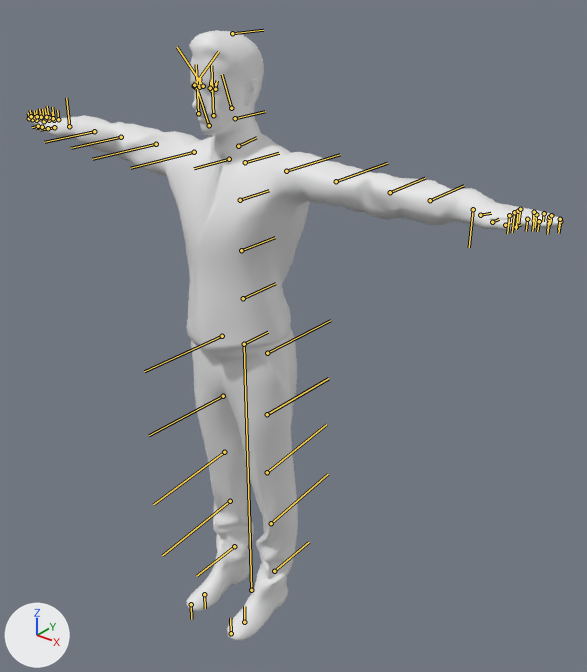
Two versions of the Blender file BoneEric.blend, one commit apart.
Rendered twice from a 50 mm lens placed at (0.585, -0.638, 0.81), pointed at (0.042, 0.041, 0.389). The lights are fixed; the arrows at lower left show +X, +Y and +Z. Both versions are drawn at the pose saved in each file; the numbers are the values there. The bones that bend it are drawn over the model as lines.

The first picture shows 'rp_eric_rigged_001_geo'.
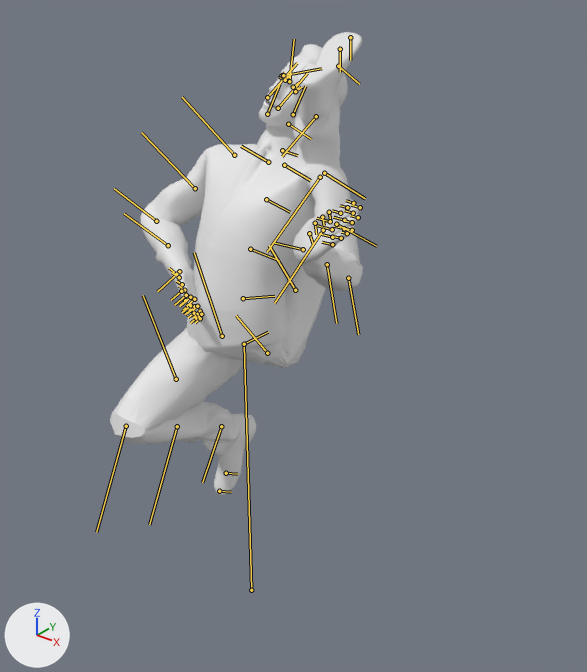
Location of each change, [x1, y1, x2, y2] in pixels of the pictures (587 x 672 px):
'rp_eric_rigged_001_geo', posed (53% narrower, 24% shorter)
    before: [27, 30, 563, 641]
    after: [110, 32, 363, 496]
bone 'spine_01', root to tip
    before: (243, 298) to (275, 283)
    after: (243, 298) to (274, 296)
bone 'spine_02', root to tip
    before: (241, 250) to (275, 237)
    after: (250, 249) to (279, 260)
bone 'head', root to tip
    before: (235, 118) to (265, 111)
    after: (288, 124) to (311, 139)
bone 'jaw', root to tip
    before: (231, 108) to (222, 74)
    after: (293, 114) to (305, 86)
bone 'eye_l', root to tip
    before: (215, 89) to (215, 83)
    after: (295, 91) to (299, 87)
bone 'upperarm_l', root to tip
    before: (286, 171) to (340, 154)
    after: (324, 173) to (365, 198)
bone 'lowerarm_l', root to tip
    before: (390, 192) to (425, 178)
    after: (348, 278) to (358, 334)
bone 'hand_l', root to tip
    before: (473, 209) to (469, 247)
    after: (303, 249) to (273, 242)
bone 'upperarm_r', root to tip
    before: (194, 152) to (130, 168)
    after: (234, 155) to (182, 97)
bone 'lowerarm_r', root to tip
    before: (121, 137) to (71, 148)
    after: (156, 221) to (114, 188)
bone 'upperleg_l', root to tip
    before: (267, 353) to (330, 320)
    after: (267, 353) to (236, 315)
bone 'lowerleg_l', root to tip
    before: (267, 472) to (326, 424)
    after: (323, 230) to (274, 303)
bone 'upperleg_r', root to tip
    before: (222, 336) to (144, 371)
    after: (222, 336) to (194, 252)
bone 'lowerleg_r', root to tip
    before: (224, 452) to (153, 504)
    after: (126, 426) to (96, 532)

Edits to the bpy script that builds the scene:
```text
Change bone_spine_01:
    where bone_spine_01 = bpy.data.objects['rp_eric_rigged_001'].pose.bones['spine_01']  # child of 'hip'
    bone_spine_01.rotation_euler: (0.0, 0.0, 0.0) -> (0.0, 0.0, 0.262)  # degrees (0, 0, 0) -> degrees (0, 0, 15)
Change bone_spine_02:
    where bone_spine_02 = bpy.data.objects['rp_eric_rigged_001'].pose.bones['spine_02']  # child of 'spine_01'
    bone_spine_02.rotation_euler: (0.0, 0.0, 0.0) -> (0.0, 0.0, 0.262)  # degrees (0, 0, 0) -> degrees (0, 0, 15)
Change bone_head:
    where bone_head = bpy.data.objects['rp_eric_rigged_001'].pose.bones['head']  # child of 'neck'
    bone_head.rotation_euler: (0.0, 0.0, 0.0) -> (0.0, 0.524, 0.0)  # degrees (0, 0, 0) -> degrees (0, 30, 0)
Change bone_jaw:
    where bone_jaw = bpy.data.objects['rp_eric_rigged_001'].pose.bones['jaw']  # child of 'head'
    bone_jaw.rotation_euler: (0.0, 0.0, 0.0) -> (0.0, 0.0, -0.0873)  # degrees (0, 0, 0) -> degrees (0, 0, -5)
Change bone_eye_l:
    where bone_eye_l = bpy.data.objects['rp_eric_rigged_001'].pose.bones['eye_l']  # child of 'head'
    bone_eye_l.rotation_quaternion: (1.0, 0.0, 0.0, 0.0) -> (0.973, 0.0, 0.307, 0.0)  # degrees (0, 0, 0) -> degrees (0, 35, 0)
Change bone_upperarm_l:
    where bone_upperarm_l = bpy.data.objects['rp_eric_rigged_001'].pose.bones['upperarm_l']  # child of 'shoulder_l'
    bone_upperarm_l.rotation_euler: (0.0, 0.0, 0.0) -> (0.0, 0.96, 0.0)  # degrees (0, 0, 0) -> degrees (0, 55, 0)
Change bone_lowerarm_l:
    where bone_lowerarm_l = bpy.data.objects['rp_eric_rigged_001'].pose.bones['lowerarm_l']  # child of 'upperarm_l'
    bone_lowerarm_l.rotation_quaternion: (0.676, 0.0, 0.0, 0.0) -> (0.451, 0.0, 0.0, -0.503)  # degrees (0, 0, 0) -> degrees (0, 0, -96)
Change bone_hand_l:
    where bone_hand_l = bpy.data.objects['rp_eric_rigged_001'].pose.bones['hand_l']  # child of 'lowerarm_l'
    bone_hand_l.rotation_euler: (0.0, 0.0, 0.0) -> (0.0, 0.0, -1.222)  # degrees (0, 0, 0) -> degrees (0, 0, -70)
Change bone_upperarm_r:
    where bone_upperarm_r = bpy.data.objects['rp_eric_rigged_001'].pose.bones['upperarm_r']  # child of 'shoulder_r'
    bone_upperarm_r.rotation_quaternion: (0.932, 0.0, 0.0, 0.0) -> (0.786, -0.231, 0.442, 0.036)  # degrees (0, 0, 0) -> degrees (-42, 55, -17)
Change bone_lowerarm_r:
    where bone_lowerarm_r = bpy.data.objects['rp_eric_rigged_001'].pose.bones['lowerarm_r']  # child of 'upperarm_r'
    bone_lowerarm_r.rotation_quaternion: (0.626, 0.0, 0.0, 0.0) -> (0.44, 0.048, 0.437, 0.066)  # degrees (0, 0, 0) -> degrees (87, 75, 90)
Change bone_upperleg_l:
    where bone_upperleg_l = bpy.data.objects['rp_eric_rigged_001'].pose.bones['upperleg_l']  # child of 'hip'
    bone_upperleg_l.rotation_quaternion: (1.0, 0.0, 0.0, 0.0) -> (-0.37, 0.023, -0.127, 0.92)  # degrees (0, 0, 0) -> degrees (-15, 3, -137)
Change bone_lowerleg_l:
    where bone_lowerleg_l = bpy.data.objects['rp_eric_rigged_001'].pose.bones['lowerleg_l']  # child of 'upperleg_l'
    bone_lowerleg_l.rotation_quaternion: (1.0, 0.0, 0.0, 0.0) -> (0.845, 0.0, 0.0, -0.535)  # degrees (0, 0, 0) -> degrees (0, 0, -65)
Change bone_upperleg_r:
    where bone_upperleg_r = bpy.data.objects['rp_eric_rigged_001'].pose.bones['upperleg_r']  # child of 'hip'
    bone_upperleg_r.rotation_quaternion: (1.0, 0.0, 0.0, 0.0) -> (0.818, 0.0, 0.0, 0.576)  # degrees (0, 0, 0) -> degrees (0, 0, 70)
Change bone_lowerleg_r:
    where bone_lowerleg_r = bpy.data.objects['rp_eric_rigged_001'].pose.bones['lowerleg_r']  # child of 'upperleg_r'
    bone_lowerleg_r.rotation_quaternion: (1.0, 0.0, 0.0, 0.0) -> (0.427, 0.0, 0.0, -0.904)  # degrees (0, 0, 0) -> degrees (0, 0, -129)
```
